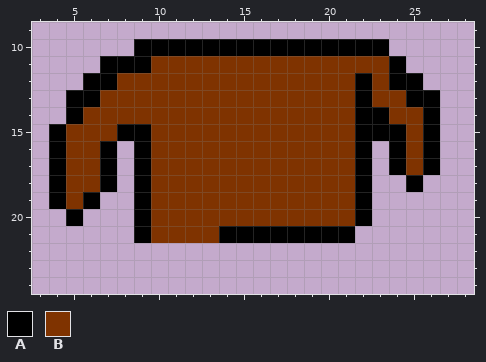
One commit to this pixel-art sprite: images/chest0.png. Above: the version before the commit.
The file is 32x32 pixels. Colours within 5 levels of each other are drawn and written as one. Shown: x 3..28, y 9..24.
Palette (. is transparent): A #000000  B #7f3300
Pixels before, first column x 4:
10 .....AAAAAAAAAAAAAAA...
11 ...AAABBBBBBBBBBBBBBA..
12 ..AABBBBBBBBBBBBBBABAA.
13 .AABBBBBBBBBBBBBBBABBAA
14 .ABBBBBBBBBBBBBBBBAABBA
15 ABBBAABBBBBBBBBBBBAAABA
16 ABBA.ABBBBBBBBBBBBA.ABA
17 ABBA.ABBBBBBBBBBBBA.ABA
18 ABBA.ABBBBBBBBBBBBA..A.
19 ABA..ABBBBBBBBBBBBA....
20 .A...ABBBBBBBBBBBBA....
21 .....ABBBBAAAAAAAA.....
Now the later version:
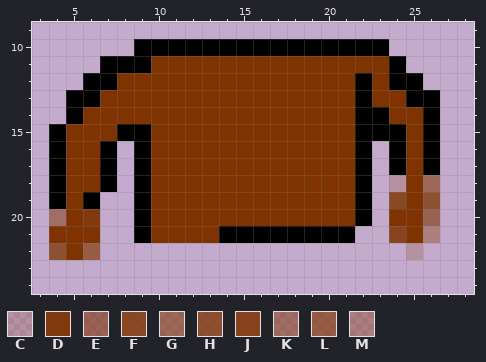
Colours new in this view: C #7d300035  D #7d3000ed  E #7d320098  F #7d3200cf  G #7e33008f  H #7e3300c1  J #7f3200da  K #7f330080  L #803200a7  M #8233005e
Change:
Changed rows in their new state; - is an unchanged pixel.
first column x 4:
18 --------------------CBG
19 --------------------FBH
20 KBD-----------------BBE
21 BBB-----------------JBM
22 HBL------------------C-
Boxes around the changes in both pictures, in picture pixels (x1, y1, x2, y2):
changed: (389, 175, 440, 260)
changed: (49, 209, 100, 260)
